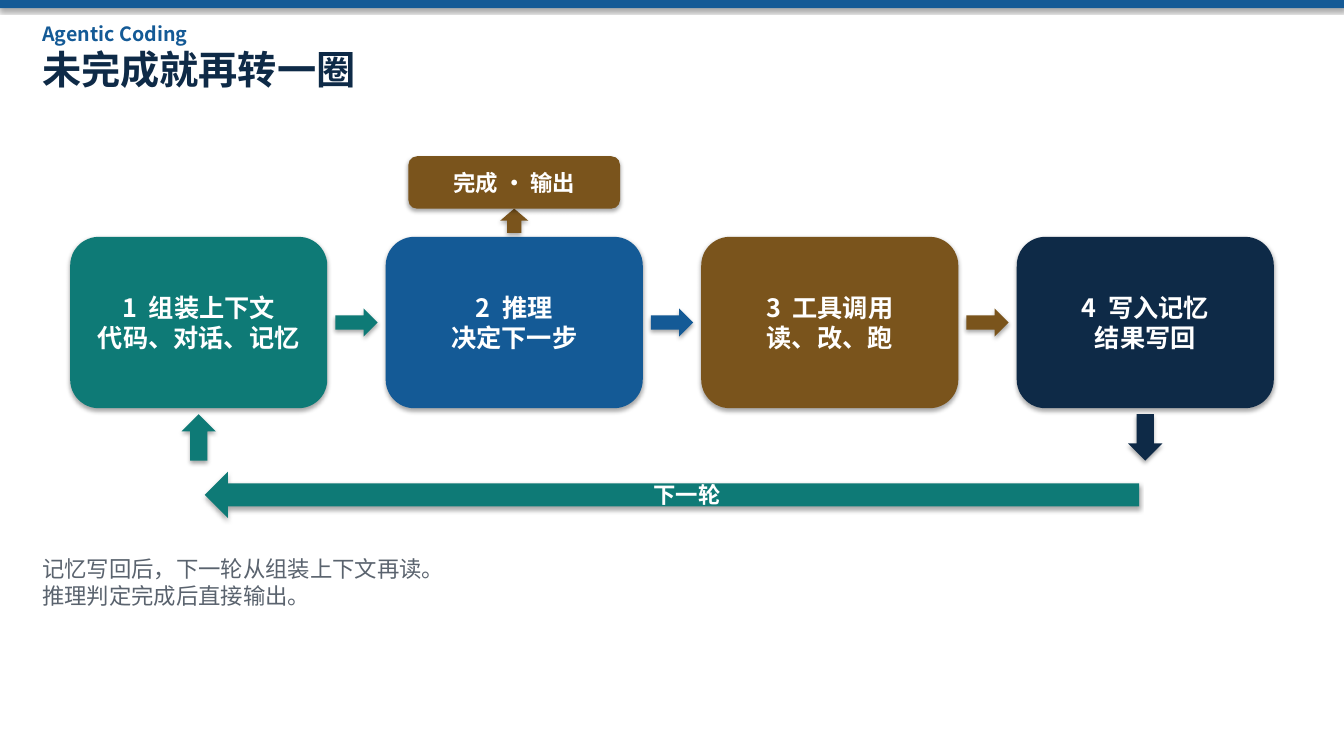
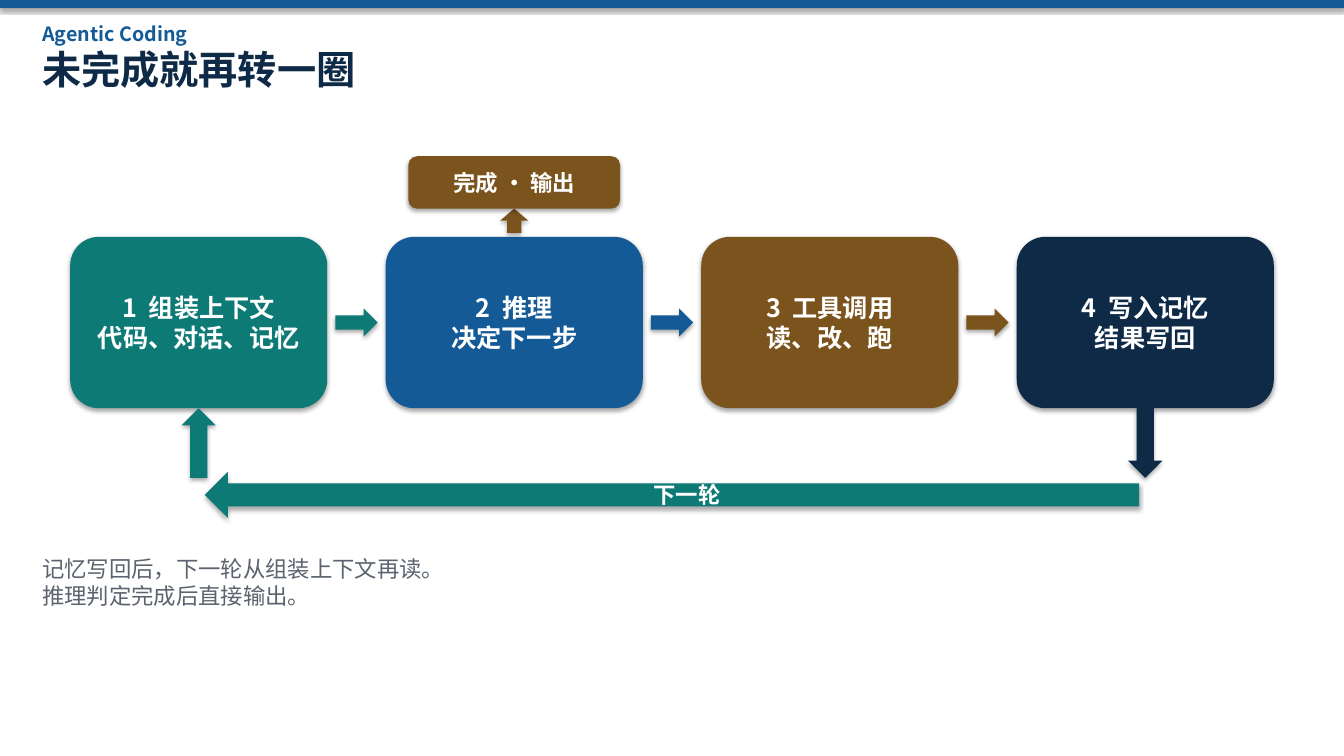
Before and after one commit to 69515164-rgb/UCL-MPComm, a slide deck: slide 1 of docs/agentic-coding-flow.pptx. Drawn at 1344x756 pixels with LibreOffice and Linux fonts; fonts in the diff are those of the drawing. Boxes give left, top, right and bottom in pixels: in the first picture for what was removed or moved away, otherwise in the second. Text is boxed around its words. In the diff, an @@ line names an element or a change of style, - is before the commit and + after.

```diff
--- a/docs/agentic-coding-flow.pptx
+++ b/docs/agentic-coding-flow.pptx
@@ up arrow: place and size @@
-up arrow at (181,414,216,461)
+up arrow at (181,408,216,478)
@@ down arrow: place and size @@
-down arrow at (1128,414,1163,461)
+down arrow at (1128,408,1163,478)
```
Also in this commit, not shown: 1 other file.
